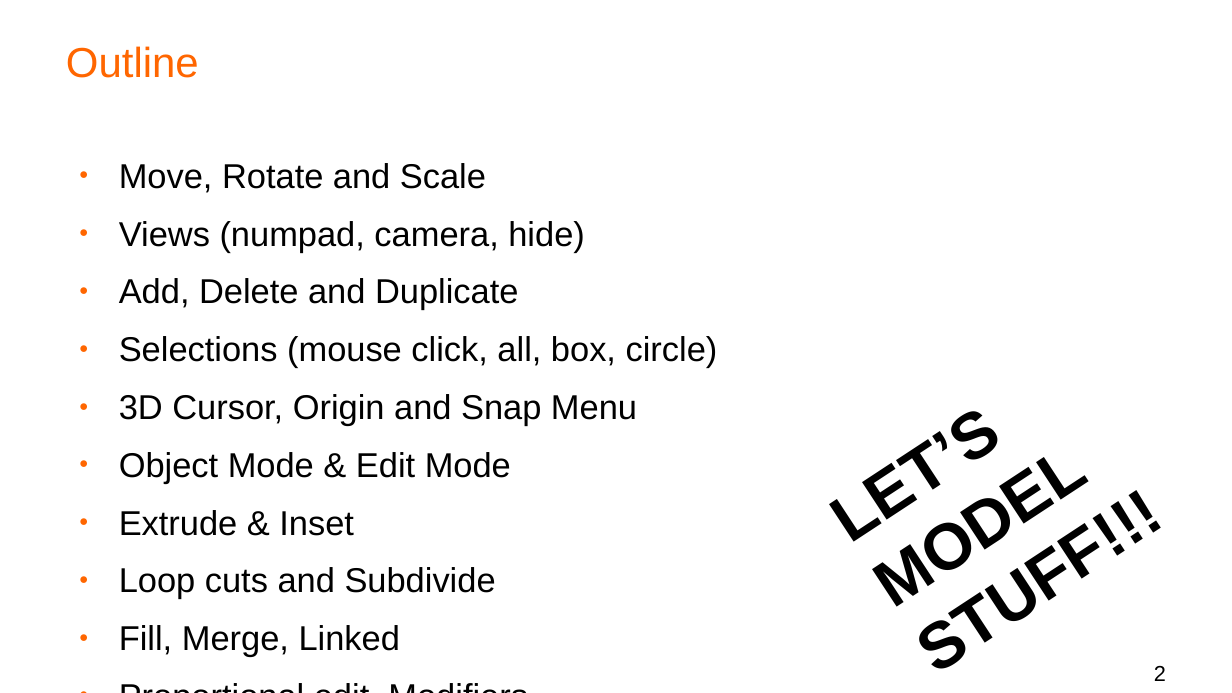
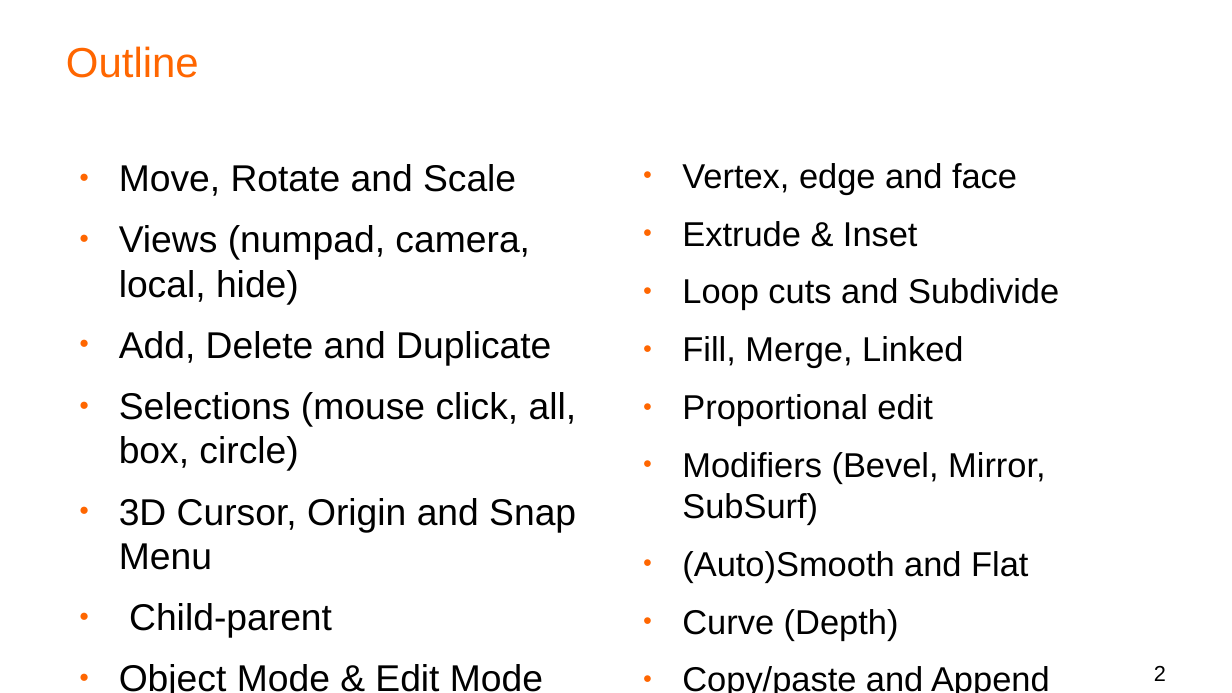
Before and after one commit to projetoalfobre/Ordu-2025-3d-training, a slide deck: slide 2 of presentations/2-modeling.odp. Drawn at 1232x693 pixels with LibreOffice and Linux fonts; fonts in the diff are those of the drawing; background and template pictures are left out. Boxes give left, top, right and bottom in pixels: in the first picture for what was removed or moved away, otherwise in the second. Text is boxed around its words. In the diff, an @@ line names an element or a change of style, - is before the commit and + after.

```diff
--- a/presentations/2-modeling.odp
+++ b/presentations/2-modeling.odp
@@ text at box(119, 164, 577, 693): size 22.2 to 24 pt in "Move, Rotate and Scale", "Add, Delete and Duplicate", "Selections (mouse click, all, box, circle)", "3D Cursor, Origin and Snap Menu" and 1 more places @@
@@ text added at box(682, 163, 1059, 693), 22.2 pt, text #000000 @@
+● Vertex, edge and face
+● Extrude & Inset
+● Loop cuts and Subdivide
+● Fill, Merge, Linked
+● Proportional edit
+● Modifiers (Bevel, Mirror, SubSurf)
+● (Auto)Smooth and Flat
+● Curve (Depth)
+● Copy/paste and Append
@@ text at box(119, 225, 530, 304): text changed; size 22.2 to 24 pt @@
-● Views (numpad, camera, hide)
+● Views (numpad, camera, local, hide)
@@ text removed at box(969, 415, 1005, 460) @@
-LET’S MODEL STUFF!!!
@@ text at box(119, 510, 496, 656): paragraphs removed @@
-● Extrude & Inset
-● Loop cuts and Subdivide
-● Fill, Merge, Linked
-● Proportional edit, Modifiers
-● Copy/paste and Append
@@ text at box(129, 603, 332, 638): paragraph added @@
+● Child-parent
```
Also in this commit, not shown: 1 slide added, 7 other files.
